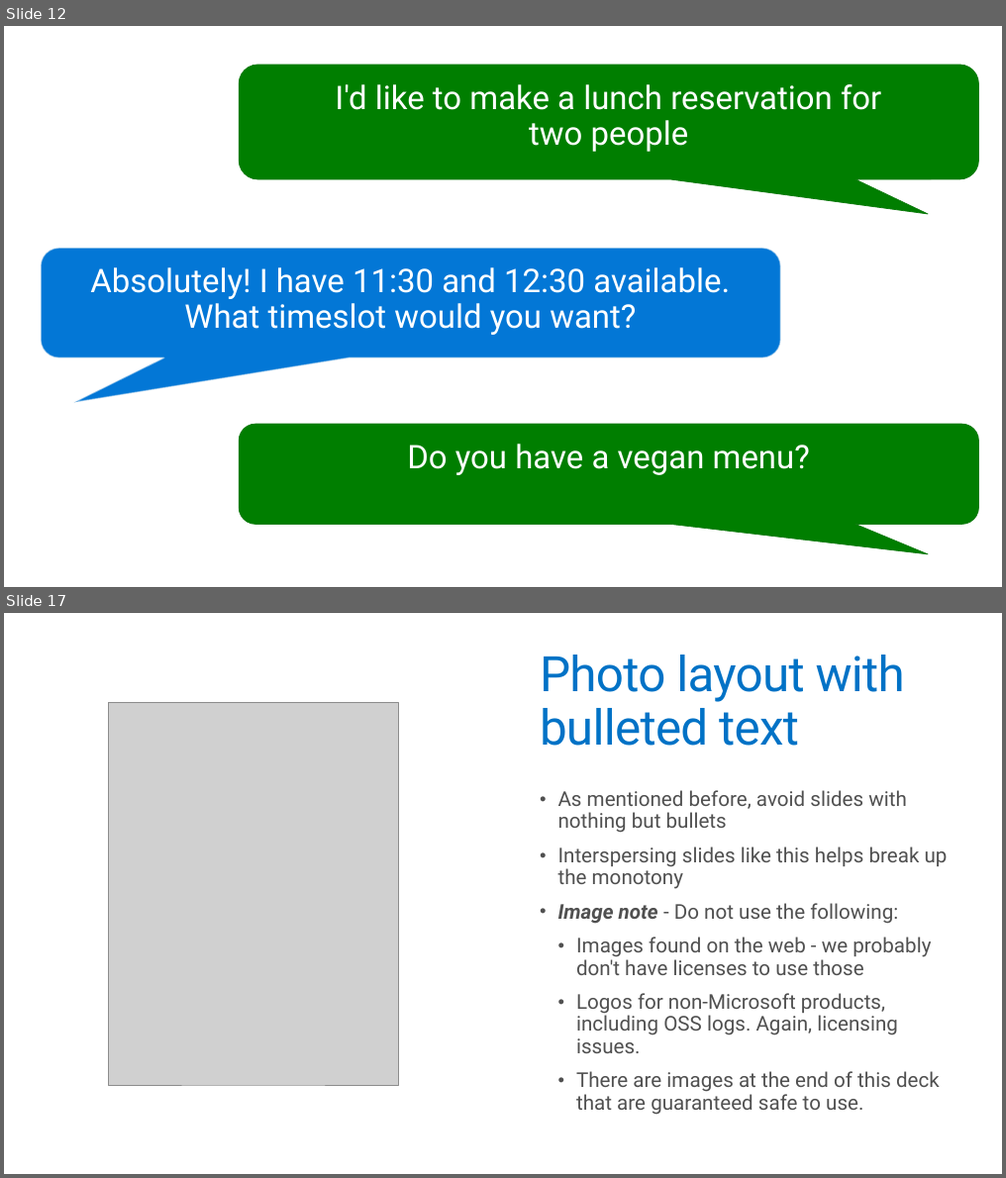
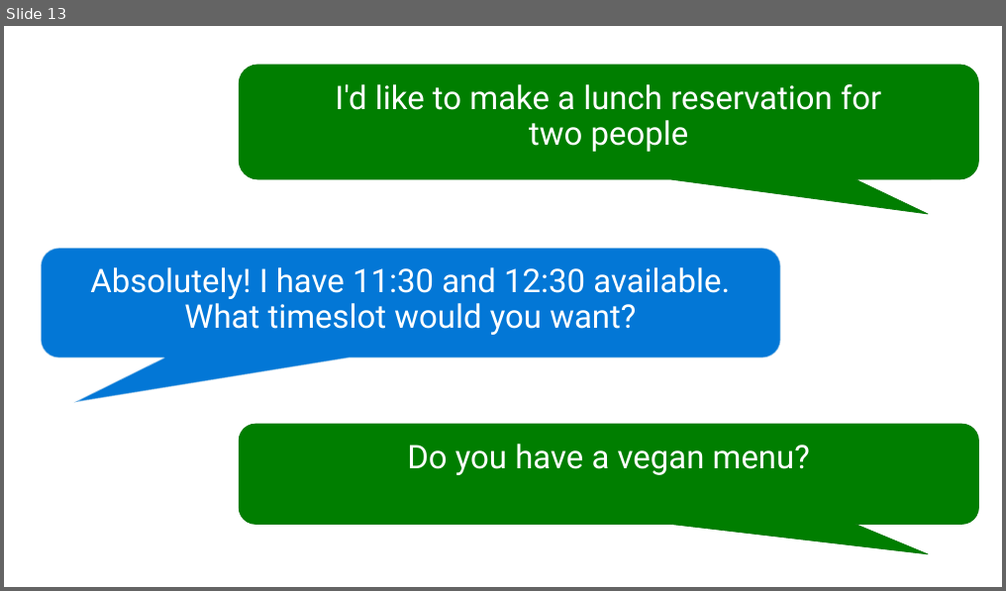
Before and after one commit to GeekTrainer/help-desk-bot-lab, a slide deck: Slides/2 - Mastering the user experience.pptx. Shown one above the other, each under a label of ours: slides 12 and 17 before the commit, slide 13 after it; the slides between them are not shown. The pictures are 1006x1178 and 1006x591 pixels, drawn with LibreOffice and Linux fonts; fonts in the diff are those of the drawing; grey boxes stand for pictures. Boxes give left, top, right and bottom in pixels: in the first picture for what was removed or moved away, otherwise in the second. Text is boxed around its words. In the diff, an @@ line names an element or a change of style, - is before the commit and + after.

```diff
--- a/Slides/2 - Mastering the user experience.pptx
+++ b/Slides/2 - Mastering the user experience.pptx
@@ slide 17 removed at (4,613,1002,1174), background #FFFFFF @@
@@ title removed at (540,655,905,746) @@
-Photo layout with bulleted text
@@ picture removed at (109,702,399,1085) @@
@@ text removed at (558,790,947,1115) @@
-• As mentioned before, avoid slides with nothing but bullets
-• Interspersing slides like this helps break up the monotony
-• Image note - Do not use the following:
-  • Images found on the web - we probably don't have licenses to use those
-  • Logos for non-Microsoft products, including OSS logs. Again, licensing issues.
-  • There are images at the end of this deck that are guaranteed safe to use.
@@ what was slide 12 is now slide 13 @@
```
Also in this commit, not shown: 1 slide changed, 9 slides added, 21 other slides removed.
